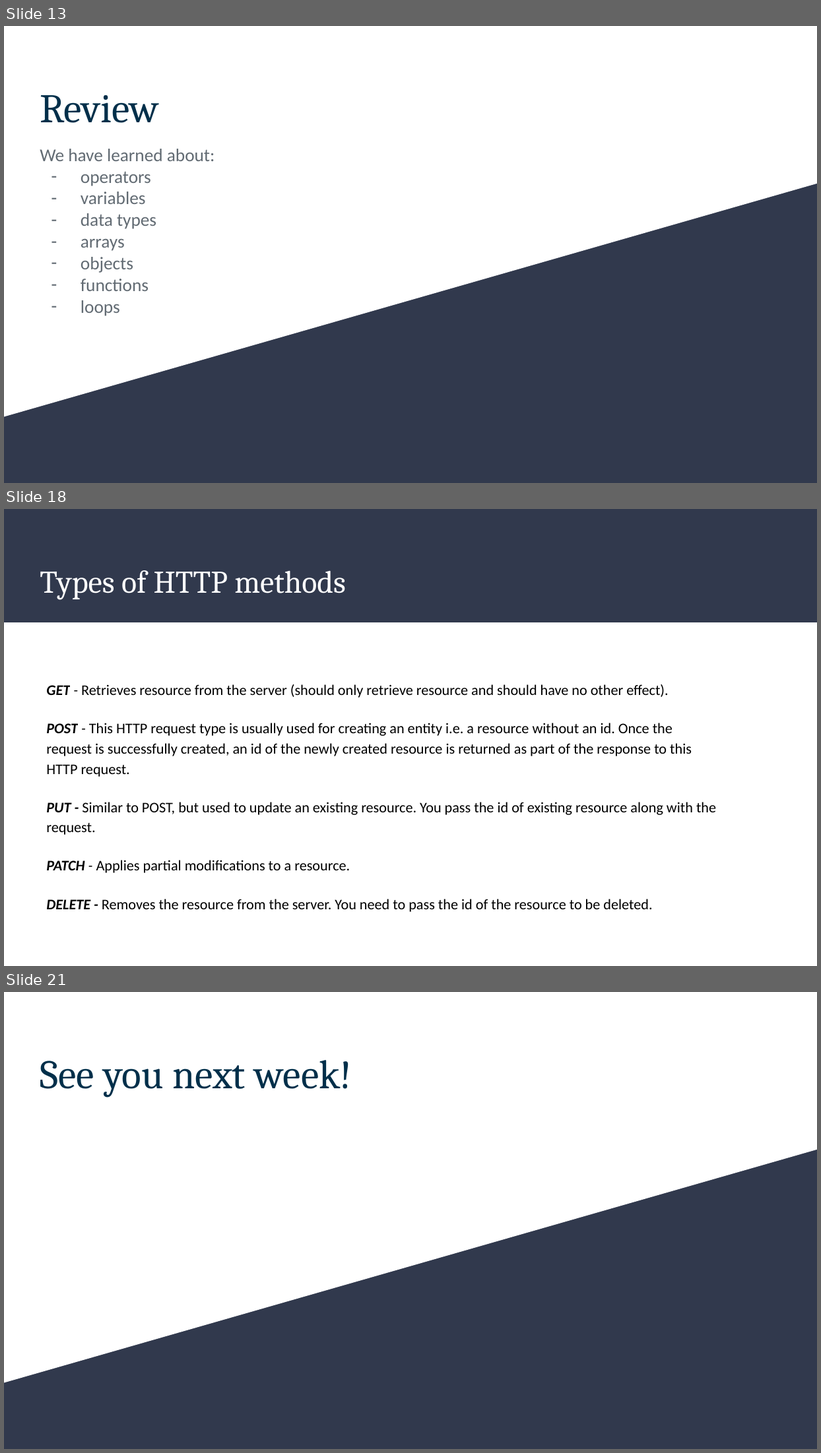
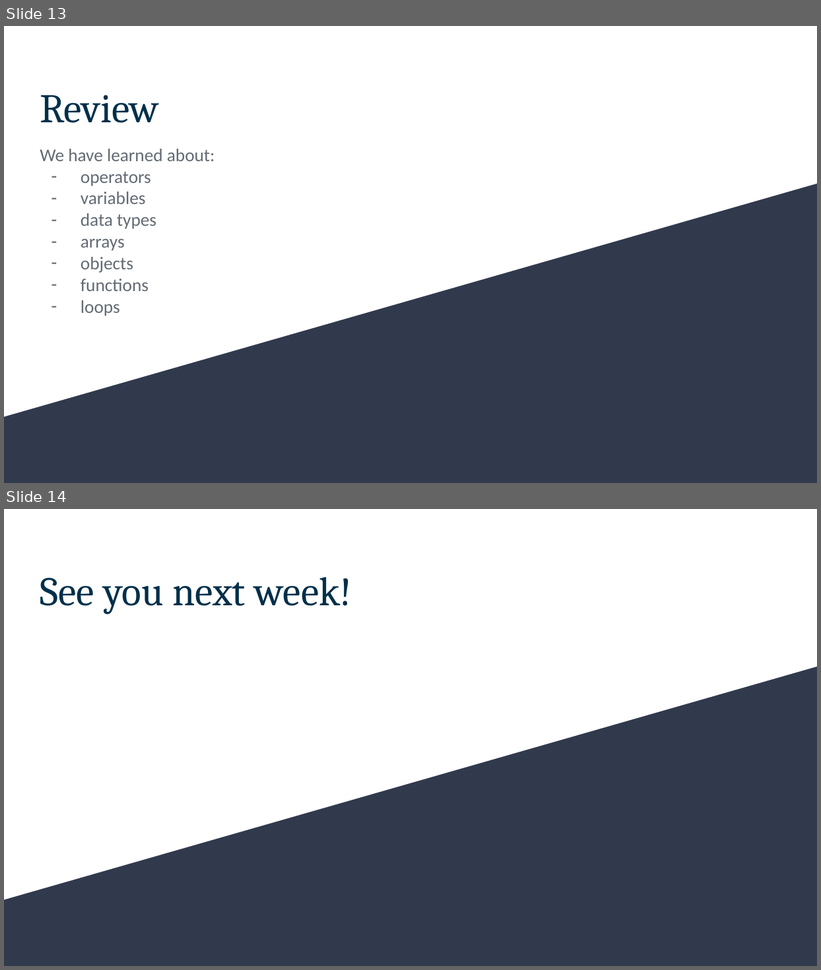
Before and after one commit to soyeonjangg/W20-Lessons, a slide deck: webdev/lesson-1/lesson-1.pptx. Shown one above the other, each under a label of ours: slides 13, 18 and 21 before the commit, slides 13 and 14 after it; the slides between them are not shown. The pictures are 821x1453 and 821x970 pixels, drawn with LibreOffice and Linux fonts; fonts in the diff are those of the drawing. Boxes give left, top, right and bottom in pixels: in the first picture for what was removed or moved away, otherwise in the second. Text is boxed around its words. In the diff, an @@ line names an element or a change of style, - is before the commit and + after.

```diff
--- a/webdev/lesson-1/lesson-1.pptx
+++ b/webdev/lesson-1/lesson-1.pptx
@@ slide 18 removed at (4, 509, 817, 966), background #FFFFFF @@
@@ rectangle removed at (4, 509, 817, 623) @@
@@ title removed at (40, 570, 346, 599) @@
-Types of HTTP methods
@@ subtitle removed at (46, 685, 716, 912) @@
-GET - Retrieves resource from the server (should only retrieve resource and should have no other effect).
-POST - This HTTP request type is usually used for creating an entity i.e. a resource without an id. Once the request is successfully created, an id of the newly created resource is returned as part of the response to this HTTP request.
-PUT - Similar to POST, but used to update an existing resource. You pass the id of existing resource along with the request.
-PATCH - Applies partial modifications to a resource.
-DELETE - Removes the resource from the server. You need to pass the id of the resource to be deleted.
@@ what was slide 21 is now slide 14 @@
```
Also in this commit, not shown: 2 slides changed, 7 other slides removed, 3 other files.
